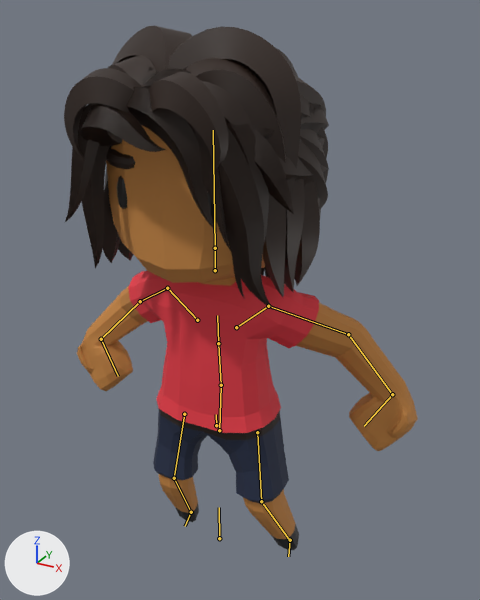
The glTF model models-src/body-b.anim.glb as it was, and as the next commit left it.
The view is the same before and after, from a 50 mm lens placed at (3.51, -5.82, 6.64), pointed at (0.18, 0.23, 3.61). Lighting does not change. The marker at lower left points along +X, +Y and +Z. The first picture is the older version. Both versions are drawn at frame 12 of the action 'idle'; the numbers are the values there. The bones that change, and the others that lie on the model, are drawn over the model as lines.

Names of what the first picture shows: 'body', 'hair_bun', 'hair_buzz', 'hair_short'.
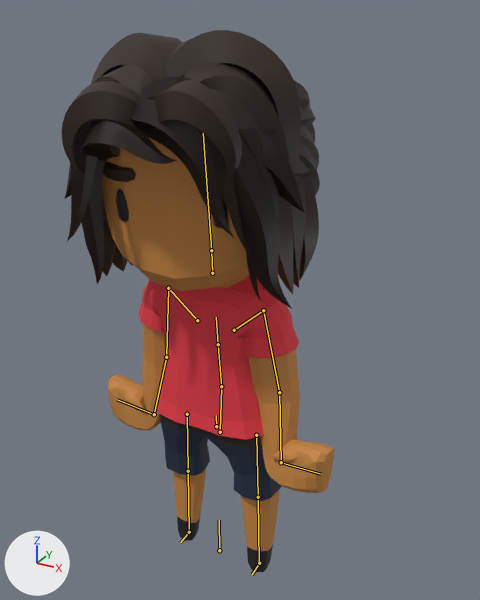
Where the change shows, as pixel boxes [x1, y1, x2, y2] in the pictures (480 x 600 px):
```json
{"object": "body", "change": "posed", "before": [77, 125, 417, 550], "after": [102, 138, 335, 572], "on screen": "31% narrower"}
{"object": "hair_buzz", "change": "posed", "before": [64, 26, 328, 209], "after": [61, 30, 320, 195]}
{"object": "hair_bun", "change": "posed", "before": [80, 65, 329, 310], "after": [82, 74, 319, 308]}
{"object": "hair_short", "change": "posed", "before": [65, 103, 324, 299], "after": [65, 99, 314, 301]}
{"bone": "Bone", "before": "(219, 538) to (219, 507)", "after": "(219, 550) to (219, 520)"}
{"bone": "Foot_L", "before": "(290, 540) to (288, 556)", "after": "(259, 563) to (252, 574)"}
{"bone": "Body", "before": "(216, 425) to (216, 414)", "after": "(216, 426) to (216, 415)"}
{"bone": "Torso", "before": "(218, 343) to (217, 315)", "after": "(218, 344) to (216, 317)"}
{"bone": "Head", "before": "(215, 248) to (213, 130)", "after": "(211, 250) to (203, 133)"}
{"bone": "UpperArm_L", "before": "(268, 306) to (348, 334)", "after": "(263, 310) to (279, 392)"}
{"bone": "LowerArm_L", "before": "(348, 334) to (392, 394)", "after": "(279, 392) to (281, 462)"}
{"bone": "Fist_L", "before": "(392, 394) to (364, 426)", "after": "(281, 462) to (321, 474)"}
{"bone": "UpperArm_R", "before": "(167, 288) to (140, 301)", "after": "(168, 288) to (166, 357)"}
{"bone": "LowerArm_R", "before": "(140, 301) to (101, 339)", "after": "(166, 357) to (154, 414)"}
{"bone": "Fist_R", "before": "(101, 339) to (118, 376)", "after": "(154, 414) to (117, 399)"}
{"bone": "UpperLeg_L", "before": "(257, 432) to (261, 501)", "after": "(256, 435) to (258, 497)"}
{"bone": "LowerLeg_L", "before": "(261, 501) to (289, 540)", "after": "(258, 497) to (259, 563)"}
{"bone": "UpperLeg_R", "before": "(184, 414) to (174, 478)", "after": "(187, 414) to (188, 471)"}
{"bone": "LowerLeg_R", "before": "(174, 478) to (191, 512)", "after": "(188, 471) to (189, 532)"}
{"bone": "Foot_R", "before": "(191, 512) to (185, 526)", "after": "(189, 532) to (180, 542)"}
```

Edits to the scene script, one JSON object a line:
```json
{"block": "bone_bone", "where": "bone_bone = bpy.data.objects['Rig'].pose.bones['Bone']"}
{"op": "set", "path": "bone_bone.location", "old": "(0.0, 0.22, 0.0)", "new": "(0.0, 0.02, 0.0)"}
{"block": "bone_foot_l", "where": "bone_foot_l = bpy.data.objects['Rig'].pose.bones['Foot_L']  # child of 'Bone'"}
{"op": "set", "path": "bone_foot_l.location", "old": "(-0.31, -0.33, -0.04)", "new": "(-0.07, 0.08, 0.01)"}
{"op": "set", "path": "bone_foot_l.rotation_quaternion", "old": "(0.886, -0.448, -0.02, 0.119)", "new": "(1.0, -0.009, 0.023, 0.001)", "note": "degrees (-53, 4, 13) -> degrees (-1, 3, 0)"}
{"block": "bone_body", "where": "bone_body = bpy.data.objects['Rig'].pose.bones['Body']  # child of 'Bone'"}
{"op": "set", "path": "bone_body.location", "old": "(0.0, -0.18, 0.0)", "new": "(0.0, 0.01, 0.0)"}
{"op": "set", "path": "bone_body.rotation_quaternion", "old": "(0.999, 0.0, 0.043, 0.0)", "new": "(1.0, 0.0, 0.0, 0.008)", "note": "degrees (0, 5, 0) -> degrees (0, 0, 1)"}
{"block": "bone_torso", "where": "bone_torso = bpy.data.objects['Rig'].pose.bones['Torso']  # child of 'Abdomen'"}
{"op": "set", "path": "bone_torso.rotation_quaternion", "old": "(1.0, 0.0, 0.0, 0.0)", "new": "(1.0, 0.02, -0.012, -0.007)", "note": "degrees (0, 0, 0) -> degrees (2, -1, -1)"}
{"block": "bone_head", "where": "bone_head = bpy.data.objects['Rig'].pose.bones['Head']  # child of 'Neck'"}
{"op": "set", "path": "bone_head.rotation_quaternion", "old": "(1.0, 0.0, -0.031, 0.0)", "new": "(0.995, 0.003, 0.098, 0.015)", "note": "degrees (0, -4, 0) -> degrees (1, 11, 2)"}
{"block": "bone_upperarm_l", "where": "bone_upperarm_l = bpy.data.objects['Rig'].pose.bones['UpperArm_L']  # child of 'Shoulder_L'"}
{"op": "set", "path": "bone_upperarm_l.rotation_quaternion", "old": "(-0.894, 0.282, -0.289, -0.194)", "new": "(-0.764, 0.643, -0.014, -0.051)", "note": "degrees (-30, 39, 14) -> degrees (-80, 5, 4)"}
{"block": "bone_lowerarm_l", "where": "bone_lowerarm_l = bpy.data.objects['Rig'].pose.bones['LowerArm_L']  # child of 'UpperArm_L'"}
{"op": "set", "path": "bone_lowerarm_l.rotation_quaternion", "old": "(-0.952, -0.012, -0.004, 0.305)", "new": "(0.99, 0.016, 0.087, -0.109)", "note": "degrees (1, 1, -36) -> degrees (1, 10, -13)"}
{"block": "bone_fist_l", "where": "bone_fist_l = bpy.data.objects['Rig'].pose.bones['Fist_L']  # child of 'LowerArm_L'"}
{"op": "set", "path": "bone_fist_l.rotation_quaternion", "old": "(-0.748, 0.599, 0.271, 0.091)", "new": "(0.716, 0.698, 0.009, 0.026)", "note": "degrees (-81, -31, 13) -> degrees (88, -1, 3)"}
{"block": "bone_upperarm_r", "where": "bone_upperarm_r = bpy.data.objects['Rig'].pose.bones['UpperArm_R']  # child of 'Shoulder_R'"}
{"op": "set", "path": "bone_upperarm_r.rotation_quaternion", "old": "(-0.902, 0.309, 0.218, 0.207)", "new": "(-0.764, 0.641, 0.027, 0.063)", "note": "degrees (-33, -31, -16) -> degrees (-80, -7, -4)"}
{"block": "bone_lowerarm_r", "where": "bone_lowerarm_r = bpy.data.objects['Rig'].pose.bones['LowerArm_R']  # child of 'UpperArm_R'"}
{"op": "set", "path": "bone_lowerarm_r.rotation_quaternion", "old": "(0.947, 0.012, -0.004, 0.32)", "new": "(-0.99, -0.016, 0.087, -0.109)", "note": "degrees (1, -1, 37) -> degrees (1, -10, 13)"}
{"block": "bone_fist_r", "where": "bone_fist_r = bpy.data.objects['Rig'].pose.bones['Fist_R']  # child of 'LowerArm_R'"}
{"op": "set", "path": "bone_fist_r.rotation_quaternion", "old": "(-0.753, 0.602, -0.264, -0.013)", "new": "(0.716, 0.698, -0.009, -0.026)", "note": "degrees (-81, 24, -19) -> degrees (88, 1, -3)"}
{"block": "bone_upperleg_l", "where": "bone_upperleg_l = bpy.data.objects['Rig'].pose.bones['UpperLeg_L']  # child of 'Body'"}
{"op": "set", "path": "bone_upperleg_l.rotation_quaternion", "old": "(0.993, -0.039, 0.082, -0.07)", "new": "(0.999, 0.035, 0.0, -0.005)", "note": "degrees (-5, 9, -8) -> degrees (4, 0, -1)"}
{"block": "bone_lowerleg_l", "where": "bone_lowerleg_l = bpy.data.objects['Rig'].pose.bones['LowerLeg_L']  # child of 'UpperLeg_L'"}
{"op": "set", "path": "bone_lowerleg_l.rotation_quaternion", "old": "(0.977, 0.215, -0.004, -0.009)", "new": "(0.995, -0.102, -0.001, -0.01)", "note": "degrees (25, 0, -1) -> degrees (-12, 0, -1)"}
{"block": "bone_upperleg_r", "where": "bone_upperleg_r = bpy.data.objects['Rig'].pose.bones['UpperLeg_R']  # child of 'Body'"}
{"op": "set", "path": "bone_upperleg_r.rotation_quaternion", "old": "(0.997, -0.074, 0.029, 0.025)", "new": "(0.999, 0.047, -0.001, 0.005)", "note": "degrees (-8, 4, 3) -> degrees (5, 0, 1)"}
{"block": "bone_lowerleg_r", "where": "bone_lowerleg_r = bpy.data.objects['Rig'].pose.bones['LowerLeg_R']  # child of 'UpperLeg_R'"}
{"op": "set", "path": "bone_lowerleg_r.rotation_quaternion", "old": "(0.969, 0.248, 0.004, 0.009)", "new": "(0.995, -0.102, 0.001, 0.01)", "note": "degrees (29, 0, 1) -> degrees (-12, 0, 1)"}
{"block": "bone_foot_r", "where": "bone_foot_r = bpy.data.objects['Rig'].pose.bones['Foot_R']  # child of 'Bone'"}
{"op": "set", "path": "bone_foot_r.location", "old": "(0.1, -0.17, -0.06)", "new": "(0.01, 0.03, -0.01)"}
{"op": "set", "path": "bone_foot_r.rotation_quaternion", "old": "(-0.889, 0.452, -0.02, 0.069)", "new": "(-1.0, 0.021, 0.007, 0.0)", "note": "degrees (-54, -2, -8) -> degrees (-2, -1, 0)"}
```
